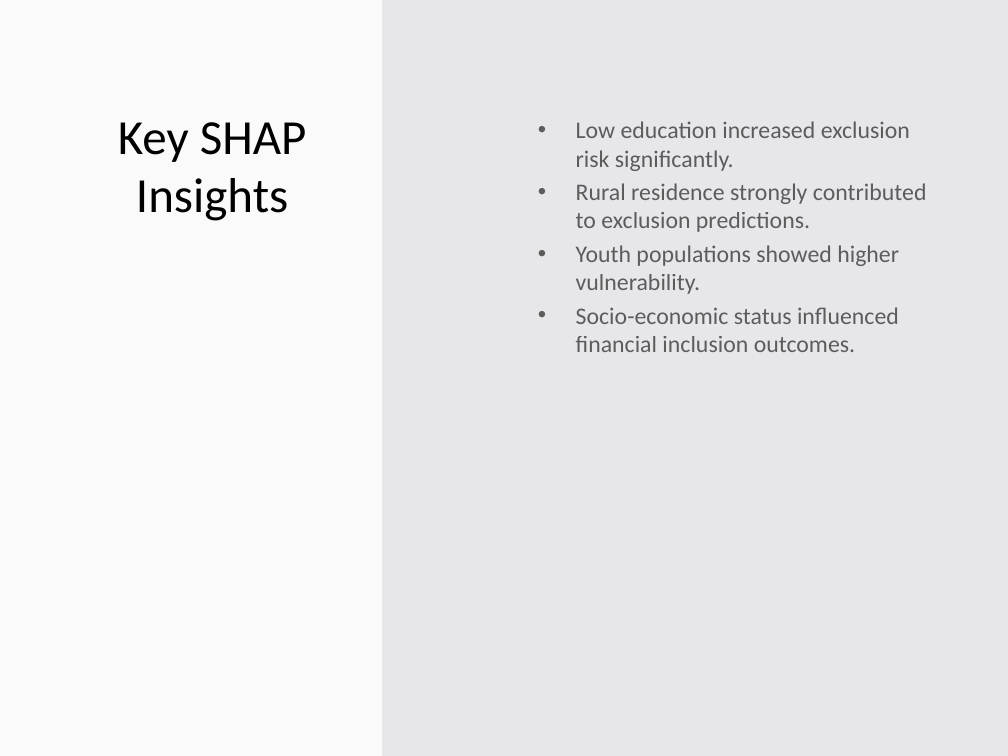
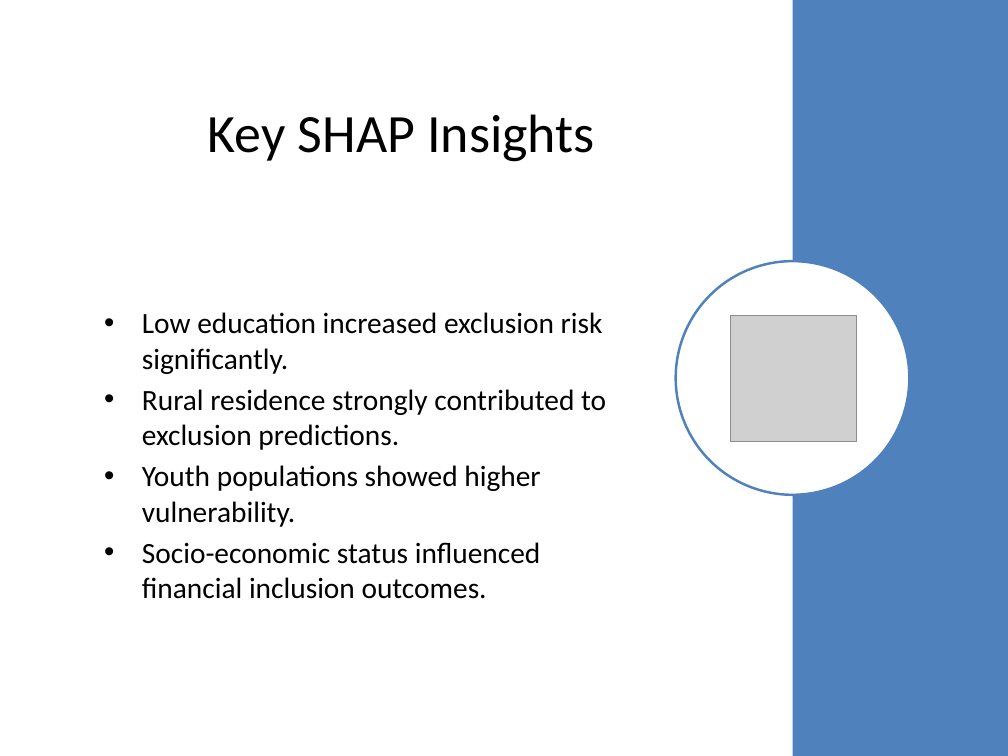
Before and after one commit to ChairoSolutions/Kenya-financial-inclusion-risk, a slide deck: slide 14 of Presentation/Financial_Inclusion_Presentation.pptx. Drawn at 1008x756 pixels with LibreOffice and Linux fonts; fonts in the diff are those of the drawing; grey boxes stand for pictures. Boxes give left, top, right and bottom in pixels: in the first picture for what was removed or moved away, otherwise in the second. Text is boxed around its words. In the diff, an @@ line names an element or a change of style, - is before the commit and + after.

```diff
--- a/Presentation/Financial_Inclusion_Presentation.pptx
+++ b/Presentation/Financial_Inclusion_Presentation.pptx
@@ rectangle removed at [0,0,1008,756] @@
@@ rectangle removed at [0,0,1008,756] @@
@@ rectangle removed at [0,0,382,756] @@
@@ rectangle added at [792,0,1008,756], fill #4F81BD @@
@@ title "Key SHAP Insights": place and size @@
-title "Key SHAP Insights" at [118,122,307,221]
+title "Key SHAP Insights" at [208,114,594,162]
@@ title "Key SHAP Insights" at [208,114,594,162]: size 35 to 38.5 pt; vertical alignment top to middle @@
@@ text "Low education increased exclusion risk ...": place and size @@
-text "Low education increased exclusion risk ..." at [576,121,927,352]
+text "Low education increased exclusion risk ..." at [142,312,606,599]
@@ text "Low education increased exclusion risk ..." at [142,312,606,599]: size 17 to 21 pt, text colour #000000 at 60% opacity to #000000; vertical alignment top to middle @@
@@ ellipse added at [675,261,909,495], fill #FFFFFF, outline #4F81BD 1.75 pt @@
@@ picture added at [731,316,857,442] @@
```
Also in this commit, not shown: 4 slides added, 1 other file.
